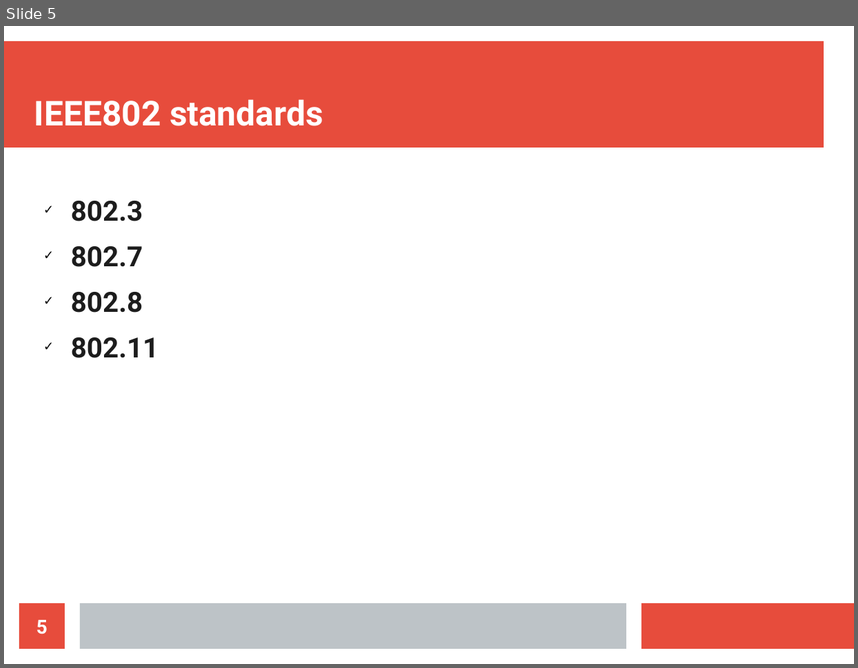
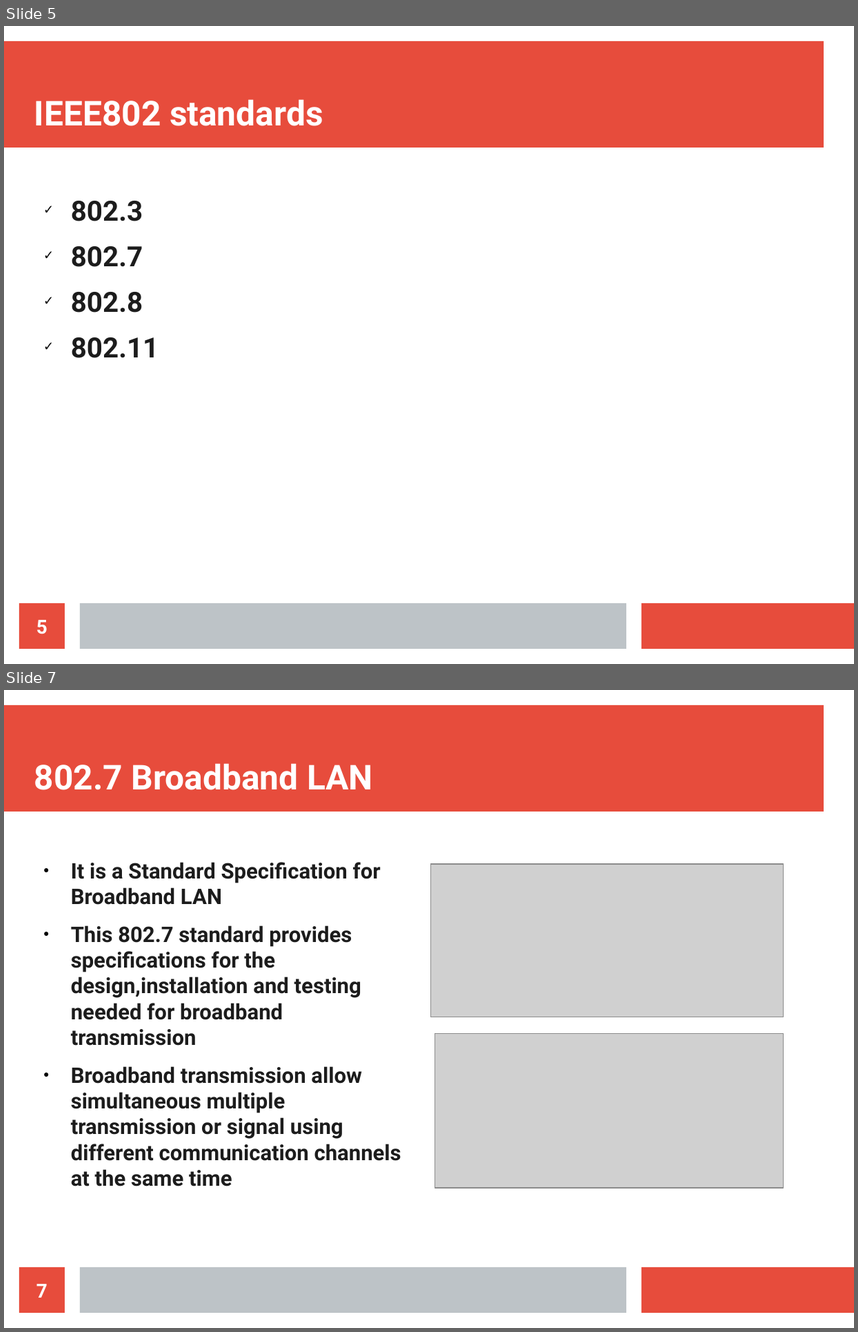
Before and after one commit to sunil11101/CN_Presentation_Section_C, a slide deck: CN PRESENTATION.odp. Shown one above the other, each under a label of ours: slide 5 before the commit, slides 5 and 7 after it; the slides between them are not shown. The pictures are 858x668 and 858x1332 pixels, drawn with LibreOffice and Linux fonts; fonts in the diff are those of the drawing; grey boxes stand for pictures. Boxes give left, top, right and bottom in pixels: in the first picture for what was removed or moved away, otherwise in the second. Text is boxed around its words. In the diff, an @@ line names an element or a change of style, - is before the commit and + after.

Commit message:
added 802.7 standard

```diff
--- a/CN PRESENTATION.odp
+++ b/CN PRESENTATION.odp
@@ slide 7 added at (4,690,854,1328), background #FFFFFF; not listed: 3 template elements that a slide beside it also shows @@
@@ title added at (34,763,373,790), 32 pt, text #FFFFFF, bold @@
+802.7 Broadband LAN
@@ text added at (71,862,401,1186), 20 pt, text #1C1C1C, bold @@
+● It is a Standard Specification for Broadband LAN
+● This 802.7 standard provides specifications for the design,installation and testing needed for broadband transmission
+● Broadband transmission allow simultaneous multiple transmission or signal using different communication channels at the same time
@@ picture added at (431,865,784,1017) @@
@@ picture added at (435,1033,784,1187) @@
@@ page number added at (19,1267,65,1312), fill #E74C3C, 18 pt, text #FFFFFF, bold @@
+7
```
Also in this commit, not shown: 1 slide changed, 1 other file.
